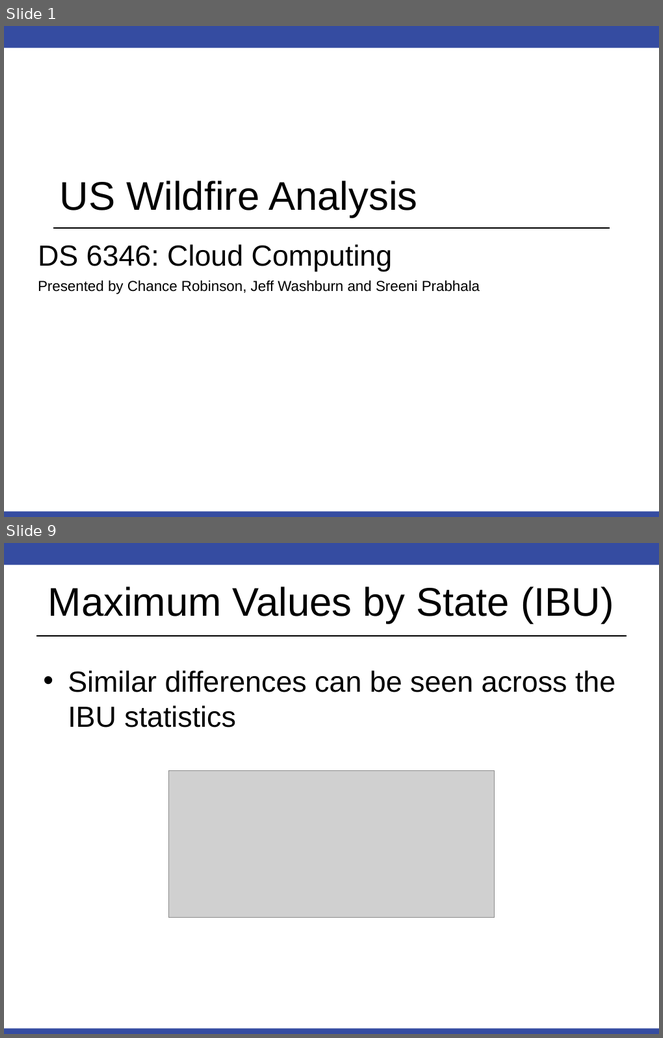
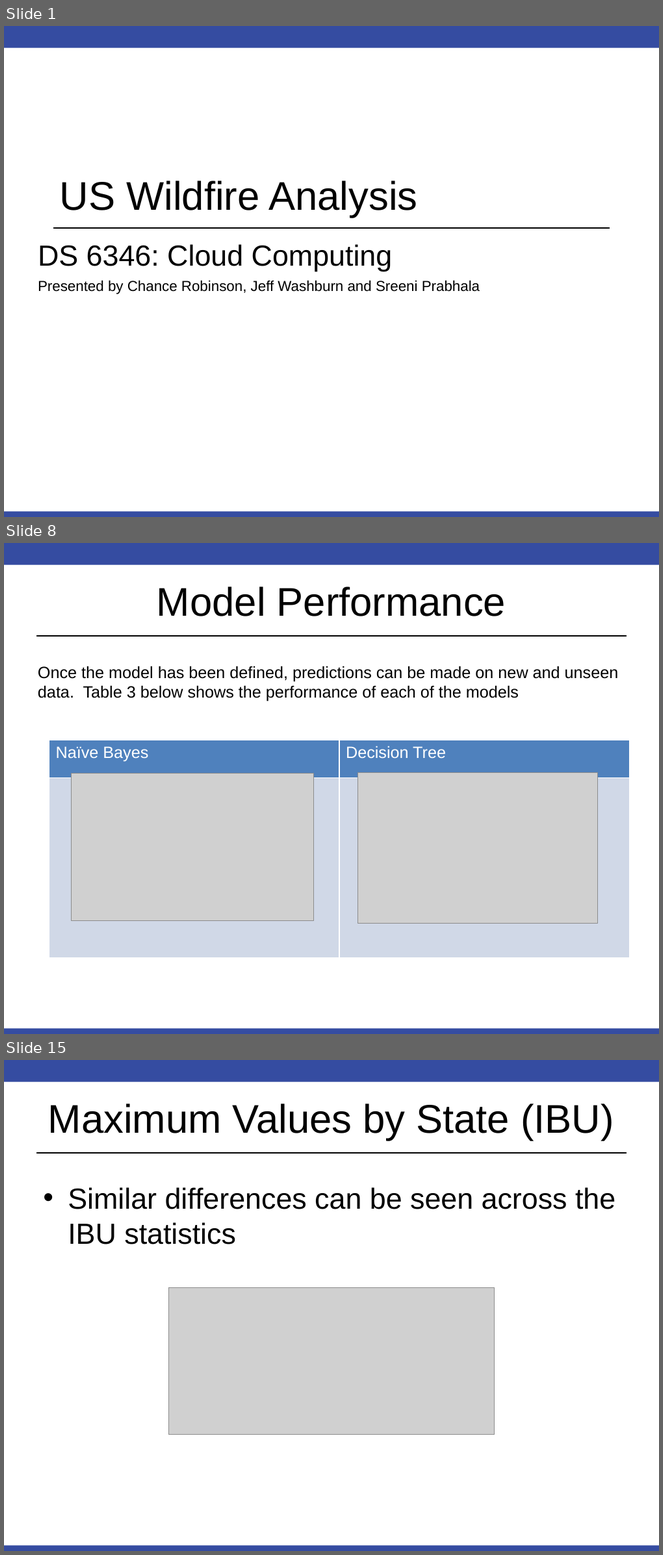
Before and after one commit to RobinsonCW/USWildfireAnalysis, a slide deck: presentation/DS7346_Cloud_Computing_Presentation.pptx. Shown one above the other, each under a label of ours: slides 1 and 9 before the commit, slides 1, 8 and 15 after it; the slides between them are not shown. The pictures are 663x1038 and 663x1555 pixels, drawn with LibreOffice and Linux fonts; fonts in the diff are those of the drawing; grey boxes stand for pictures; background and template pictures are left out. Boxes give left, top, right and bottom in pixels: in the first picture for what was removed or moved away, otherwise in the second. Text is boxed around its words. In the diff, an @@ line names an element or a change of style, - is before the commit and + after.

```diff
--- a/presentation/DS7346_Cloud_Computing_Presentation.pptx
+++ b/presentation/DS7346_Cloud_Computing_Presentation.pptx
@@ slide 8 added at <box>4,543,659,1034</box>, background #FFFFFF; not listed: 3 template elements that a slide beside it also shows @@
@@ title added at <box>157,587,506,616</box>, 44 pt, text #000000 @@
+Model Performance
@@ text added at <box>38,666,619,702</box>, 18 pt, text #000000 @@
+Once the model has been defined, predictions can be made on new and unseen data. Table 3 below shows the performance of each of the models
@@ table added at <box>50,740,630,958</box>, 2 rows, 2 columns @@
+Naïve Bayes | Decision Tree
+ | 
@@ picture added at <box>72,774,314,921</box> @@
@@ picture added at <box>358,773,597,924</box> @@
@@ what was slide 9 is now slide 15 @@
```
Also in this commit, not shown: 12 other slides added, 5 slides removed.
